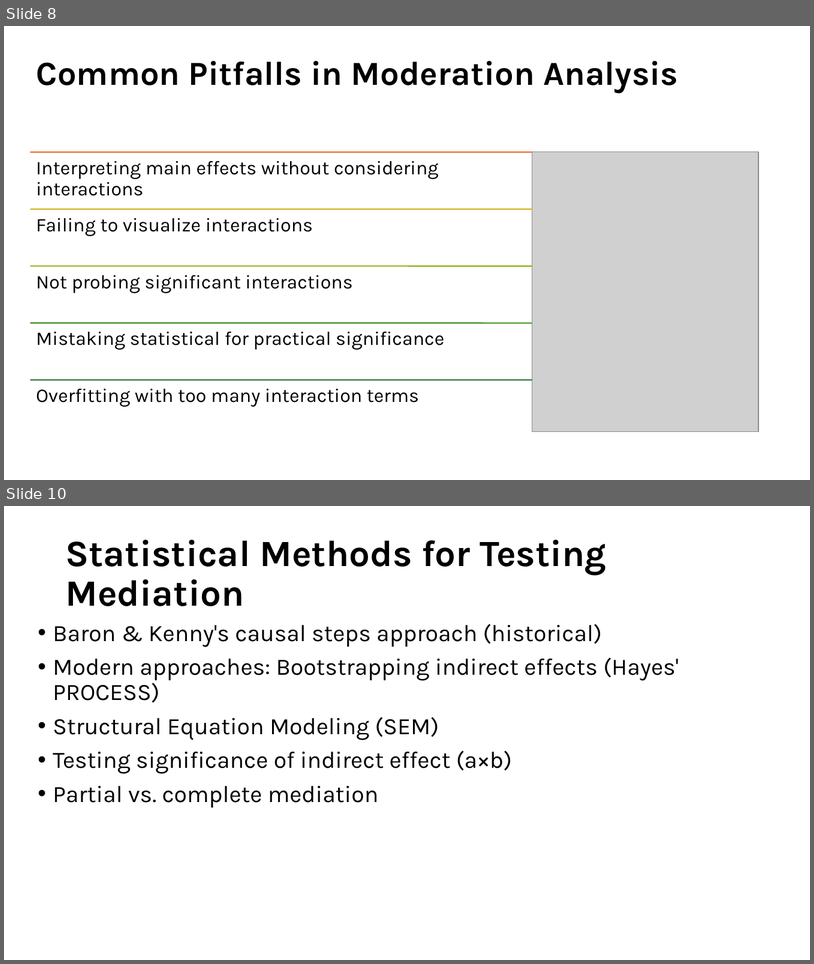
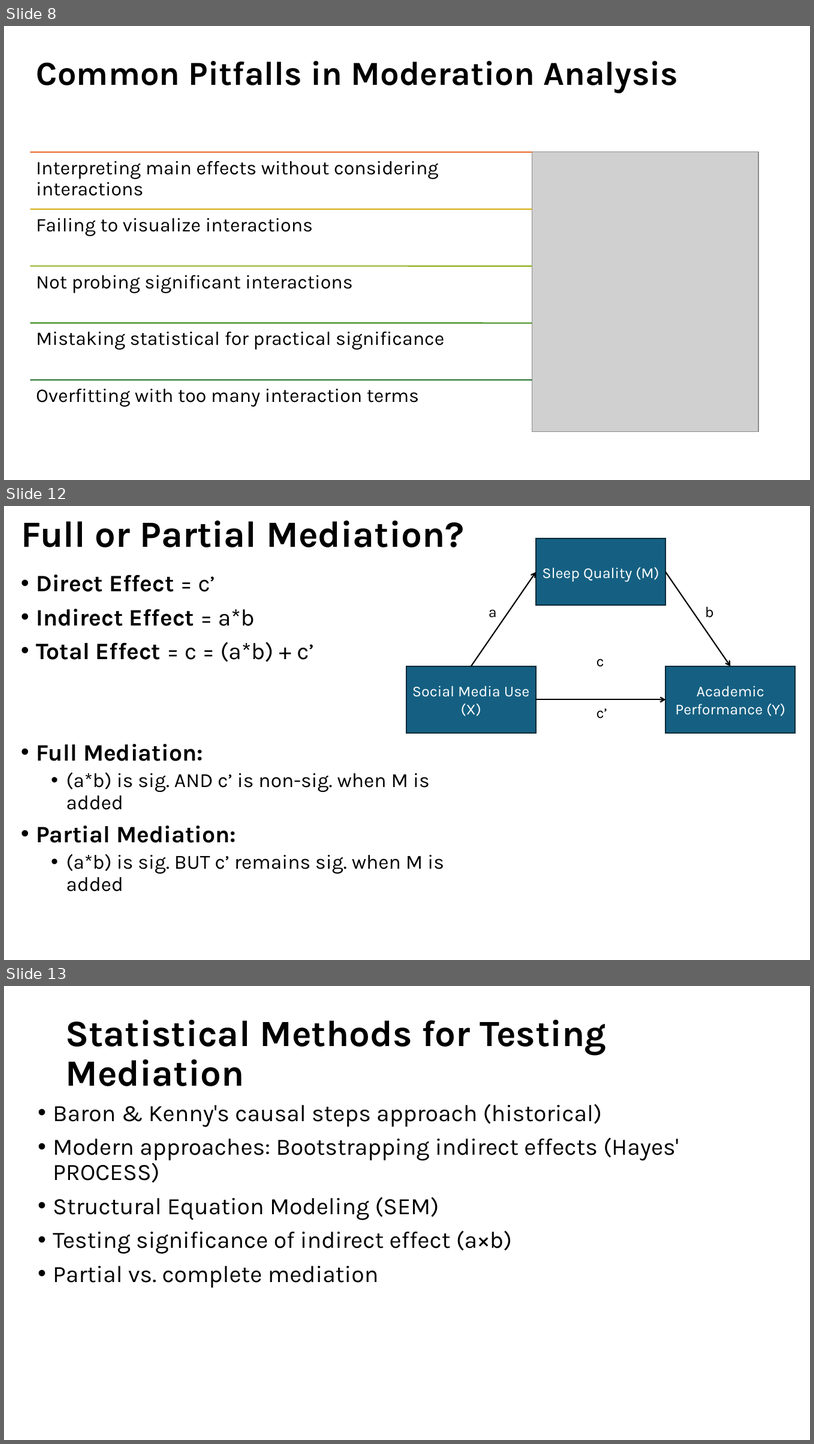
Before and after one commit to EwokOzwok/Data-Analysis-II---CBHPAR-Seminar, a slide deck: Data Analysis II - Mediation and Moderation.pptx. Shown one above the other, each under a label of ours: slides 8 and 10 before the commit, slides 8, 12 and 13 after it; the slides between them are not shown. The pictures are 814x964 and 814x1444 pixels, drawn with LibreOffice and Linux fonts; fonts in the diff are those of the drawing; grey boxes stand for pictures. Boxes give left, top, right and bottom in pixels: in the first picture for what was removed or moved away, otherwise in the second. Text is boxed around its words. In the diff, an @@ line names an element or a change of style, - is before the commit and + after.

```diff
--- a/Data Analysis II - Mediation and Moderation.pptx
+++ b/Data Analysis II - Mediation and Moderation.pptx
@@ slide 12 added at <box>4,506,810,960</box>, background #FFFFFF @@
@@ title added at <box>21,520,464,547</box>, 44 pt, text #000000, bold @@
+Full or Partial Mediation?
@@ text added at <box>36,574,444,891</box>, 28 pt, text #000000 @@
+• Direct Effect = c’
+• Indirect Effect = a*b
+• Total Effect = c = (a*b) + c’
+• Full Mediation:
+  • (a*b) is sig. AND c’ is non-sig. when M is added
+• Partial Mediation:
+  • (a*b) is sig. BUT c’ remains sig. when M is added
@@ group added at <box>406,538,796,733</box>: 3 rectangles, 3 arrows @@
+Social Media Use (X)
+Academic Performance (Y)
+Sleep Quality (M)
@@ text added at <box>489,609,497,618</box>, 18 pt, text #000000 @@
+a
@@ text added at <box>705,606,714,618</box>, 18 pt, text #000000 @@
+b
@@ text added at <box>597,658,605,667</box>, 18 pt, text #000000 @@
+c
@@ text added at <box>597,708,608,718</box>, 18 pt, text #000000 @@
+c’
@@ what was slide 10 is now slide 13 @@
```
Also in this commit, not shown: 1 slide changed, 3 other slides added, 1 slide removed, 4 other files.
